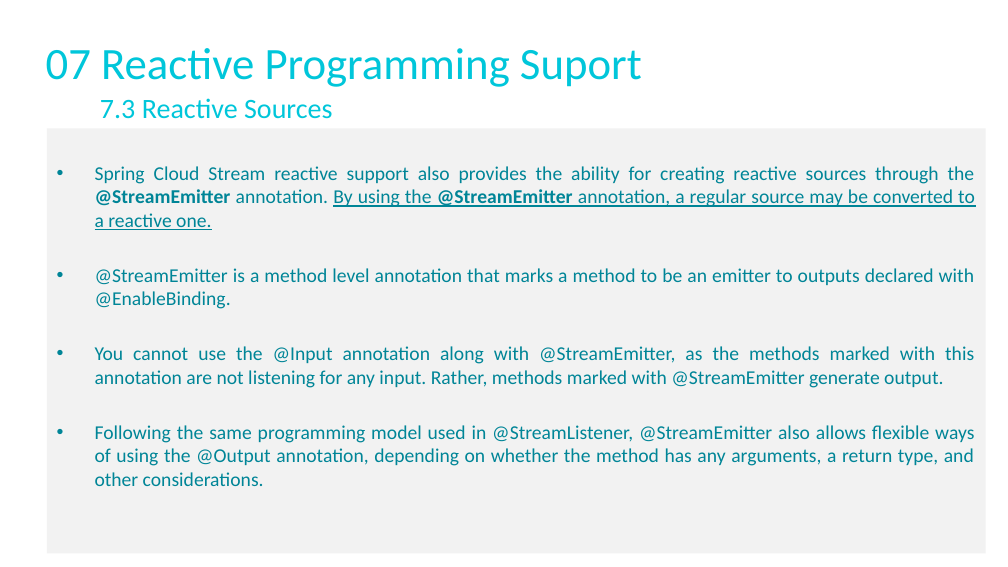
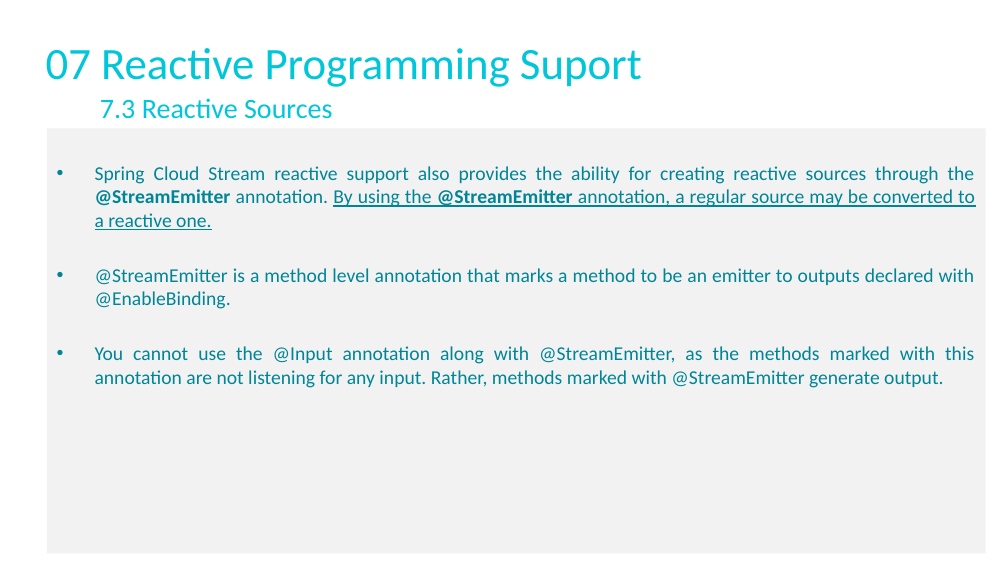
Before and after one commit to aslanshemilov/cto-spring-webflux-training, a slide deck: slide 32 of presentations/05-spring-integrations.pptx. Drawn at 1008x567 pixels with LibreOffice and Linux fonts; fonts in the diff are those of the drawing. Boxes give left, top, right and bottom in pixels: in the first picture for what was removed or moved away, otherwise in the second. Text is boxed around its words. In the diff, an @@ line names an element or a change of style, - is before the commit and + after.

```diff
--- a/presentations/05-spring-integrations.pptx
+++ b/presentations/05-spring-integrations.pptx
@@ text at box(95, 425, 974, 486): paragraph removed @@
-• Following the same programming model used in @StreamListener, @StreamEmitter also allows flexible ways of using the @Output annotation, depending on whether the method has any arguments, a return type, and other considerations.
```
Also in this commit, not shown: 4 other slides changed.
